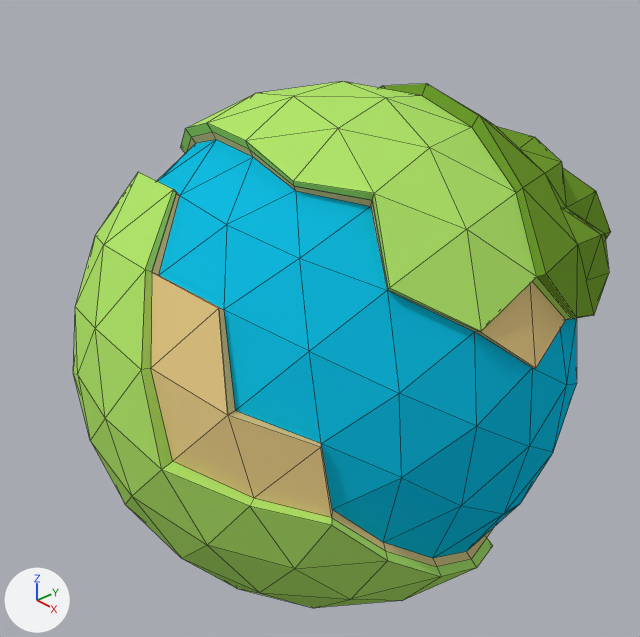
Renders of the Blender file planet.blend from each side of a commit.
Camera for both pictures: a camera (50 mm lens) standing at (23.9, -22.6, 18.4) and looking at (-0.7, -0.2, 1.0). Arrows for +X, +Y and +Z are at lower left; the lights stay in place. Mesh edges are drawn as thin lines.

In view in the first picture: 'planet'.
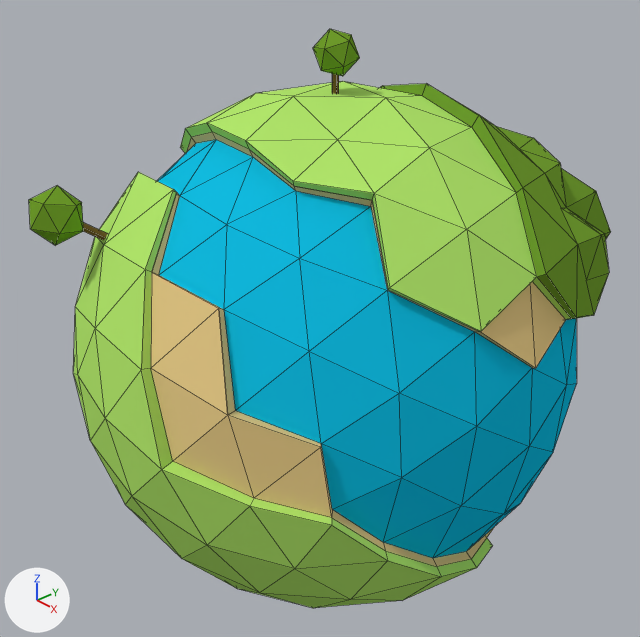
The change in detail:
Material 'mat_branch' (mat_mat_branch) is new.
Its base color is (0.208, 0.131, 0.0329) (brown #7e6533).
Material 'mat_leaves' (mat_mat_leaves) is new.
Its base color is (0.164, 0.342, 0.0249) (green #719e2c).
me_icosphere has 321 vertices, 500 faces and spans x -10.7..10.0, y -10.6..10.2, z -10.7..11.1.
me_icosphere is used by ob_planet; location (0.0, 0.0, 0.0); rotation (-0.611, 0.0, 0.0), in degrees (-35, 0, 0).
Verts and faces of me_icosphere; kept vertices keep their numbers, new ones are numbered from 321.
Before the commit, vertices of me_icosphere: 183 (2.5, -7.7, 7.1) at pixel (338, 128).
me_icosphere part 1: a new loose piece, an icosphere of 20 faces spanning x -0.7..0.7, y -7.7..-6.1, z 9.0..10.7, in mat_mat_leaves (green #719e2c).
me_icosphere part 2: a new loose piece, an icosphere of 20 faces spanning x -5.6..-3.6, y -12.6..-10.7, z -0.8..1.3, in mat_mat_leaves (green #719e2c).
Part 3, on me_icosphere:
Vertex 183 moves to (2.4, -7.3, 6.7), pixel (337, 139).
New vertex 329 is at (-0.2, -6.6, 9.3).
New vertex 330 is at (-0.1, -6.5, 9.4).
New vertex 331 is at (0.0, -6.5, 9.4).
New vertex 332 is at (0.1, -6.6, 9.3).
New vertices 333 to 336 stand at vertices 329 to 332, in that order, plus (0.0, 1.2, -1.6).
New vertex 337 is at (0.0, -5.5, 7.6).
New vertex 338 is at (0.0, -6.6, 9.3).
New faces: (329, 333, 337, 338), (329, 330, 334, 333), (330, 331, 335, 334), (329, 338, 332, 331, 330), (332, 338, 337, 336), (331, 332, 336, 335) (mat_mat_branch (brown #7e6533)).
New faces: (333, 334, 335, 336, 337) (mat_mat_branch (brown #7e6533)).
Part 4, on me_icosphere:
New vertex 321 is at (-4.5, -10.9, 0.2).
New vertex 322 is at (-4.3, -11.0, 0.4).
New vertex 323 is at (-4.2, -11.0, 0.2).
New vertex 324 is at (-4.3, -10.9, 0.1).
New vertices 325 to 328 stand at vertices 321 to 324, in that order, plus (0.9, 2.3, 0.0).
New vertex 339 is at (-3.5, -8.6, 0.4).
New vertex 340 is at (-4.5, -10.9, 0.4).
New faces: (321, 340, 339, 325), (322, 326, 339, 340), (322, 323, 327, 326), (321, 324, 323, 322, 340), (321, 325, 328, 324), (323, 324, 328, 327) (mat_mat_branch (brown #7e6533)).
New faces: (325, 339, 326, 327, 328) (mat_mat_branch (brown #7e6533)).
me_icosphere now uses material mat_mat_leaves (green #719e2c).
me_icosphere now uses material mat_mat_branch (brown #7e6533).

Pixel boxes (x1, y1, x2, y2) of what changed, in the pictures (640 x 637 px):
'planet', reshaped (8% wider, 10% taller): before (73, 81, 611, 608); after (29, 29, 611, 608)
part 1 of me_icosphere, added (green): after (313, 29, 360, 76)
part 2 of me_icosphere, added (green): after (29, 185, 83, 246)
part 3 of me_icosphere, built on: before (246, 97, 429, 193); after (246, 74, 429, 193)
part 4 of me_icosphere, added: after (83, 222, 108, 240)
